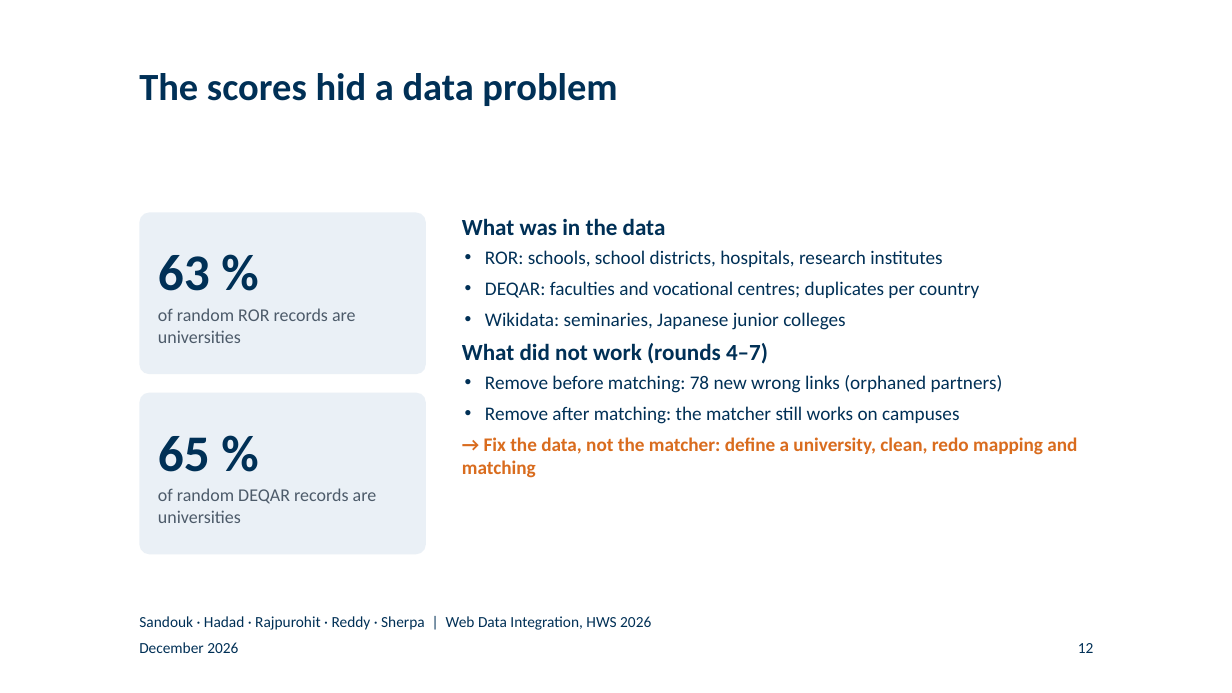
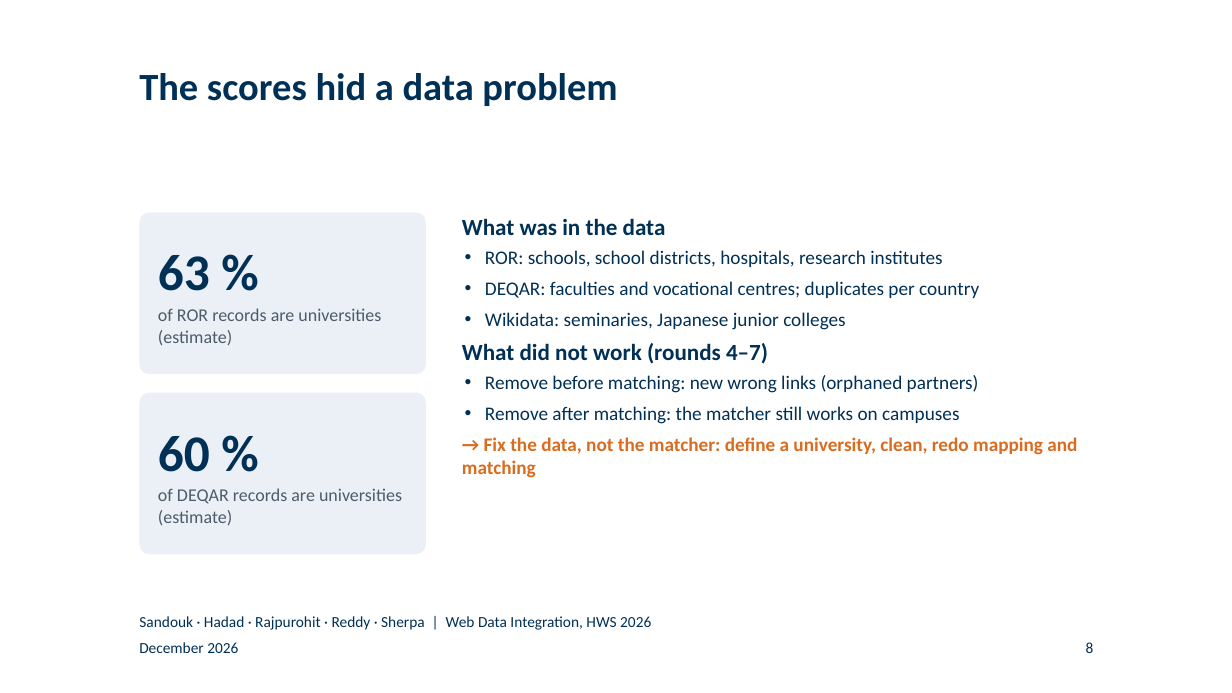
Before and after one commit to BlackSamuron0305/Web-Data-Integration-Project-HWS2026, a slide deck: slide 8 of submission/final-presentation/final_presentation.pptx (slide 12 before the commit). Drawn at 1232x693 pixels with LibreOffice and Linux fonts; fonts in the diff are those of the drawing; background and template pictures are left out. Boxes give left, top, right and bottom in pixels: in the first picture for what was removed or moved away, otherwise in the second. Text is boxed around its words. In the diff, an @@ line names an element or a change of style, - is before the commit and + after.

```diff
--- a/submission/final-presentation/final_presentation.pptx
+++ b/submission/final-presentation/final_presentation.pptx
@@ text at <box>158,308,381,346</box>: text changed @@
-of random ROR records are universities
+of ROR records are universities (estimate)
@@ text at <box>485,375,979,393</box>: text changed @@
-• Remove before matching: 78 new wrong links (orphaned partners)
+• Remove before matching: new wrong links (orphaned partners)
@@ text at <box>158,436,402,526</box>: text changed @@
-65 %
-of random DEQAR records are universities
+60 %
+of DEQAR records are universities (estimate)
@@ page number at <box>1086,642,1094,653</box>: text changed @@
-12
+8
```
Also in this commit, not shown: 18 other slides changed, 2 slides removed, 33 other files.
